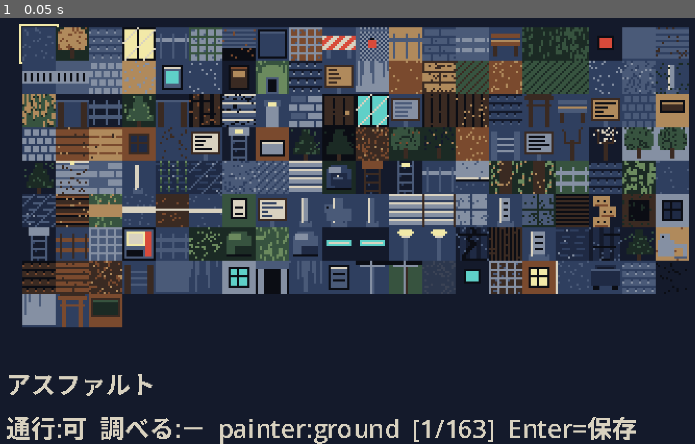
Above: before the commit, frame 1.
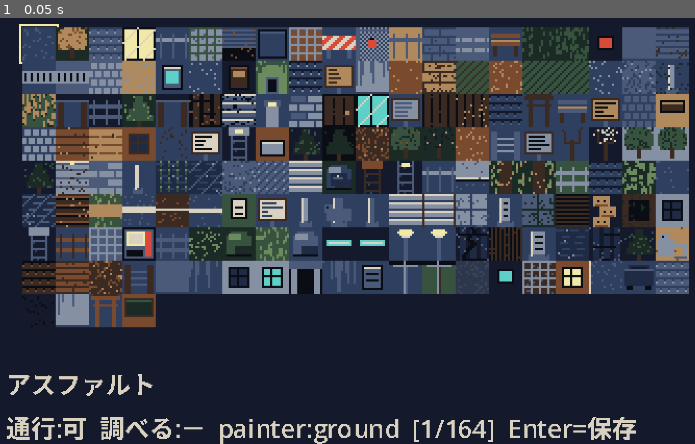
Above: after the commit, the same moment.

Repository: kijima-masaru/Ano-natsu-no-hyaku-ki-yak-
Game: Godot game, scene res://scenes/debug/tile_preview.tscn
Same seed, same stepped clock (60 frames per second), same inputs: the game is played once before the commit and once after it. This scene is started directly instead of the project's main scene.
Inputs:
- Up to frame 1 (0.05 s): no input

The runs differ from the first frame. In frame 1, 5.4% of the frame differs, in the area x 3-100%, y 56-99%.

Commit message:
feat(event): sleep アクションと can_sleep 条件、消灯した階段室タイルを追加
- EventActions に `sleep` を追加。自宅で就寝して翌日へ進める。眠れないときは
  msg_bed_not_yet を表示し、日送りはイベント終了後（event_finished の遅延接続）に
  行って翌日の開始メッセージと重ならないようにした
- ConditionEvaluator に `can_sleep` 条件を登録（true/false で分岐）
- TileCatalog に「階段室（消灯）」を追加。団地の点灯階の差し替えに使う
- docs/EVENT_SCHEMA.md に両者を追記

Co-Authored-By: Claude Fable 5.1 <noreply@anthropic.com>
Claude-Session: https://claude.ai/code/session_012m8V77zujmRXRRP5JutGJS

Diff:
--- a/scripts/systems/event_actions.gd
+++ b/scripts/systems/event_actions.gd
@@ -29,6 +29,9 @@
 	es.register_action("autosave", func(_a: Dictionary, _c: Dictionary) -> void: SaveManager.autosave())
 	es.register_action("set_companion", func(a: Dictionary, _c: Dictionary) -> void: SceneRouter.set_companion(bool(a.get("on", true))))
 	es.register_action("start_stalker", func(a: Dictionary, c: Dictionary) -> void: _start_stalker(es, a, c))
+	es.register_action("sleep", func(_a: Dictionary, _c: Dictionary) -> void: await _sleep(es))
+	ConditionEvaluator.register("can_sleep", func(cond: Dictionary) -> bool:
+		return Calendar.can_sleep(SceneRouter.current_field_id) == bool(cond.get("can_sleep", true)))
 
 
 static func _unlock_field(es: Node, a: Dictionary, c: Dictionary) -> void:
@@ -101,3 +104,15 @@
 		SaveManager.record_cleared_ending(ending)
 		GameState.raise_flag("ending_reached")
 	es.get_tree().change_scene_to_file("res://scenes/ui/title.tscn")
+
+
+## sleep: 自宅で就寝して翌日へ。眠れないときは msg_bed_not_yet を表示する。
+## 日送りはイベント終了後（event_finished の遅延接続）に行い、翌日の開始メッセージと現在のイベントの表示が重ならないようにする
+static func _sleep(es: Node) -> void:
+	var field_id: String = SceneRouter.current_field_id
+	if not Calendar.can_sleep(field_id):
+		await es.show_entry(MessageResolver.resolve("msg_bed_not_yet"))
+		return
+	GameState.raise_flag("slept_at_home")
+	await es.show_entry(MessageResolver.resolve("msg_bed_sleep"))
+	es.event_finished.connect(func(_id: String) -> void: Calendar.try_sleep(field_id), Object.CONNECT_ONE_SHOT | Object.CONNECT_DEFERRED)
--- a/scripts/tools/tile_catalog.gd
+++ b/scripts/tools/tile_catalog.gd
@@ -142,6 +142,7 @@
 	e["窓（消灯・点灯）"] = _t("window", false)
 	e["旧校舎 窓（木枠）"] = _t("window", false, {"wall": Palette.RUST, "frame": Palette.RUST_DARK}, true)
 	e["階段室（点灯・消灯）"] = _t("window", false, {"wall": Palette.CONCRETE, "lit": true, "glow": Palette.FLUORESCENT}, true)
+	e["階段室（消灯）"] = _t("window", false, {"wall": Palette.CONCRETE, "lit": false}, true)
 	e["駄菓子屋の店先（点灯）"] = _t("window", false, {"wall": Palette.RUST, "lit": true, "glow": Palette.STREETLAMP_GLOW}, true)
 	e["店舗ガラス面（点灯）"] = _t("glass", false, {"lit": true})
 	e["ガラス扉（点灯）"] = _t("glass", false, {"lit": true, "glow": Palette.STREETLAMP_GLOW})
Not shown, changed: docs/EVENT_SCHEMA.md
